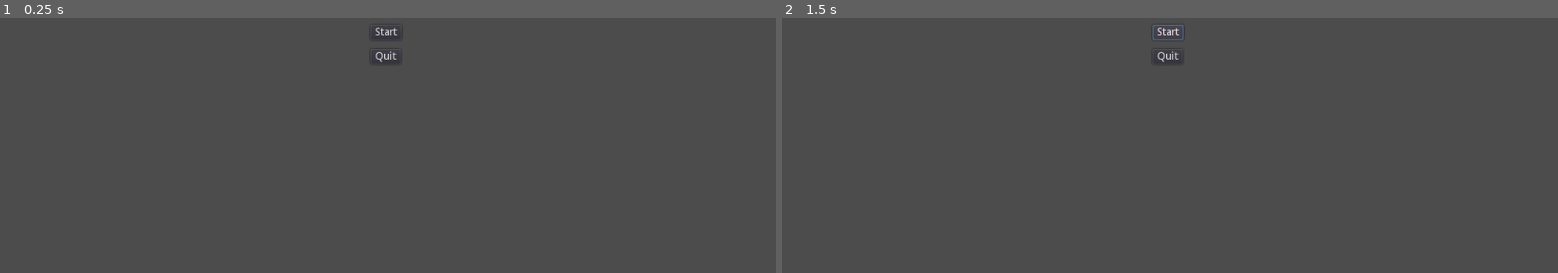
Above: before the commit, frames 1-2 (left to right).
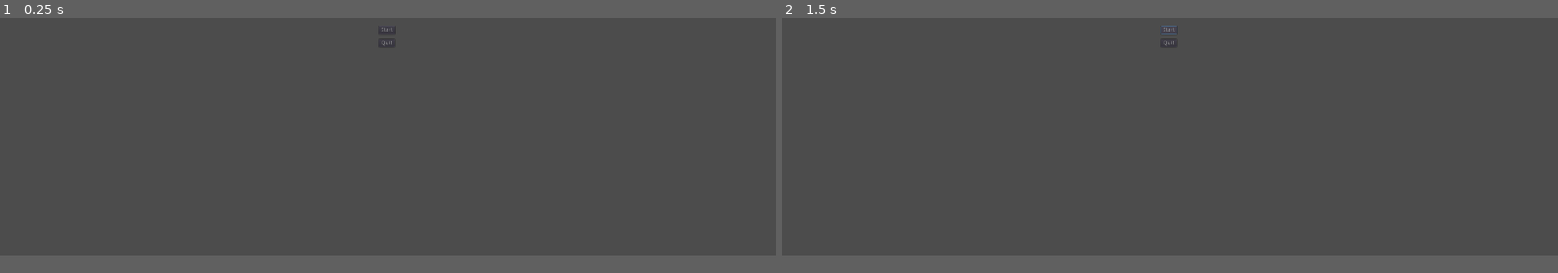
Above: after the commit, the same moments.

Repository: Merliin42/ludum-dare-49
Game: Godot game, scene res://Scenes/Menu.tscn
Same seed, same stepped clock (60 frames per second), same inputs: the game is played once before the commit and once after it. The project has no main scene, so this scene is started directly.
Inputs:
- Up to frame 1 (0.25 s): no input
- Up to frame 2 (1.5 s): click "Start" at 0.5 s; click "Start" at 1.25 s
In our replay, the window is 800x468 before the commit and 800x450 after it. These sizes can differ from the game's own. Grey fills any space a smaller window leaves; there, only what the larger window draws over its background counts as a difference.

The runs differ from the first frame. In frame 1, 0.1% of the frame differs, in the area x 48-52%, y 3-18%; in frame 2, 0.2%, in the area x 47-52%, y 2-18%.

Commit message:
Setup window size

Diff:
--- a/Scenes/Menu.tscn
+++ b/Scenes/Menu.tscn
@@ -26,10 +26,10 @@
 }
 
 [node name="VSplitContainer" type="VSplitContainer" parent="MarginContainer"]
-margin_left = 491.0
-margin_top = 274.0
-margin_right = 532.0
-margin_bottom = 326.0
+margin_left = 939.0
+margin_top = 514.0
+margin_right = 980.0
+margin_bottom = 566.0
 size_flags_horizontal = 4
 size_flags_vertical = 4
 __meta__ = {
--- a/project.godot
+++ b/project.godot
@@ -13,6 +13,15 @@
 config/name="Ludum-Dare-49"
 config/icon="res://icon.png"
 
+[display]
+
+window/size/width=1920
+window/size/height=1080
+window/size/test_width=1280
+window/size/test_height=720
+window/stretch/mode="2d"
+window/stretch/aspect="keep"
+
 [physics]
 
 common/enable_pause_aware_picking=true
